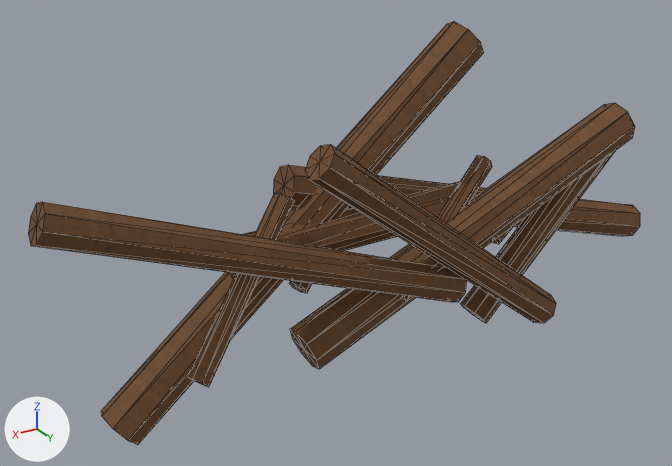
An edit to the OBJ model Assets/ProjectOEN/ProductionArt/Meshes/environment_set_dressing/en-006_driftwood_cluster__large.obj, drawn before and after from the same camera.
Both versions are drawn from a 50 mm lens placed at (1.244, 1.788, 1.092), pointed at (0.11, -0.102, 0.146). The axes (+X, +Y, +Z) are drawn at lower left. The lights are the same throughout. The first picture is the older version. Mesh edges are drawn as thin lines. Where no turn or scale is listed for an object, it has been applied to the vertices. Vertices at exactly the same position are counted once.

Names of what the first picture shows: 'en-006_driftwood_cluster__large'.
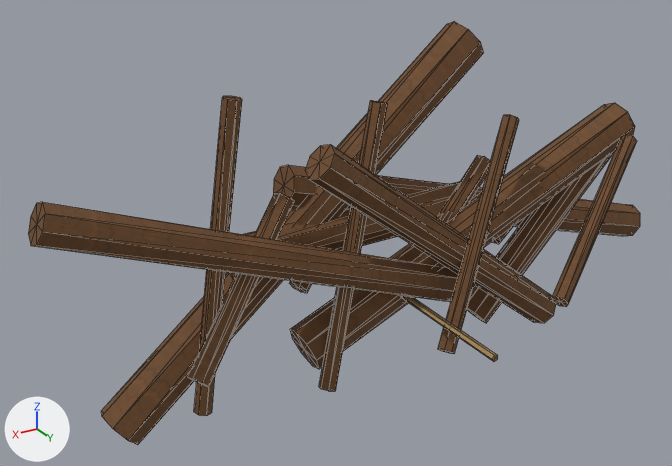
Edits to the scene script, one JSON object a line:
```json
{"op": "add", "block": "img_rope_albedo_png", "code": ["img_rope_albedo_png = load_image('rope_albedo.png', '../../Materials/Textures/rope_albedo.png', 1024, 1024, 'sRGB')"]}
{"op": "add", "block": "mat_rope", "code": ["mat_rope = principled_material('Rope')", "mat_rope.texture = img_rope_albedo_png", "mat_rope.roughness = 0.89"]}
{"block": "me_en_006_driftwood_cluster__large", "where": "# used by ob_en_006_driftwood_cluster__large; location = (0.0, 0.0, 0.0)"}
{"op": "remove", "block": "me_en_006_driftwood_cluster__large", "code": "me_en_006_driftwood_cluster__large.from_pydata(...)  # 190 vertices, 336 faces; spans x -1.01..0.9, y -0.17..0.16, z -0.27..0.65"}
{"op": "add", "block": "me_en_006_driftwood_cluster__large", "code": "me_en_006_driftwood_cluster__large.from_pydata(...)  # 266 vertices, 468 faces; spans x -1.01..0.9, y -0.5..0.45, z -0.27..0.65"}
{"block": "me_en_006_driftwood_cluster__large", "change": "me_en_006_driftwood_cluster__large part 1: the loose piece of 16 vertices spanning x -0.34..0.05, y -0.08..0.1, z 0.0..0.3 is copied, and the copy is multiplied about its middle by the matrix ((1.108, -0.329, -0.181), (0.366, 1.074, 0.284), (0.086, -0.326, 1.12)), then moved by (-0.33, 0.21, 0.03); it spans x -0.7..-0.26, y 0.1..0.34, z 0.01..0.34"}
{"block": "me_en_006_driftwood_cluster__large", "change": "me_en_006_driftwood_cluster__large part 2: a new loose piece of 16 vertices spanning x -0.34..0.02, y 0.02..0.26, z -0.08..0.44, in mat_wood (picture img_wood_albedo_png)"}
{"block": "me_en_006_driftwood_cluster__large", "change": "me_en_006_driftwood_cluster__large part 3: a new loose piece of 16 vertices spanning x 0.03..0.29, y -0.02..0.14, z -0.15..0.51, in mat_wood (picture img_wood_albedo_png)"}
{"block": "me_en_006_driftwood_cluster__large", "change": "me_en_006_driftwood_cluster__large part 4: a new loose piece of 16 vertices spanning x 0.4..0.56, y -0.05..0.01, z -0.21..0.57, in mat_wood (picture img_wood_albedo_png)"}
{"block": "me_en_006_driftwood_cluster__large", "change": "me_en_006_driftwood_cluster__large part 5"}
{"block": "me_en_006_driftwood_cluster__large", "change": "12 vertices are added at x 0.02..0.04, y -0.5..0.45, z 0.02..0.04"}
{"block": "me_en_006_driftwood_cluster__large", "change": "20 new faces join them, mat_rope (picture img_rope_albedo_png)"}
{"op": "add", "block": "me_en_006_driftwood_cluster__large", "code": "me_en_006_driftwood_cluster__large.materials.append(mat_rope)  # picture img_rope_albedo_png"}
```

Where the change shows, as pixel boxes [x1, y1, x2, y2] in the pictures (672 x 466 px):
```json
{"part": 1, "of": "me_en_006_driftwood_cluster__large", "change": "added", "after": [552, 134, 637, 307], "on screen": "brown"}
{"part": 2, "of": "me_en_006_driftwood_cluster__large", "change": "added", "after": [438, 114, 519, 354], "on screen": "brown"}
{"part": 3, "of": "me_en_006_driftwood_cluster__large", "change": "added", "after": [319, 100, 388, 391], "on screen": "brown"}
{"part": 4, "of": "me_en_006_driftwood_cluster__large", "change": "added", "after": [194, 96, 242, 416], "on screen": "brown"}
{"part": 5, "of": "me_en_006_driftwood_cluster__large", "change": "added", "after": [400, 295, 498, 362]}
```
